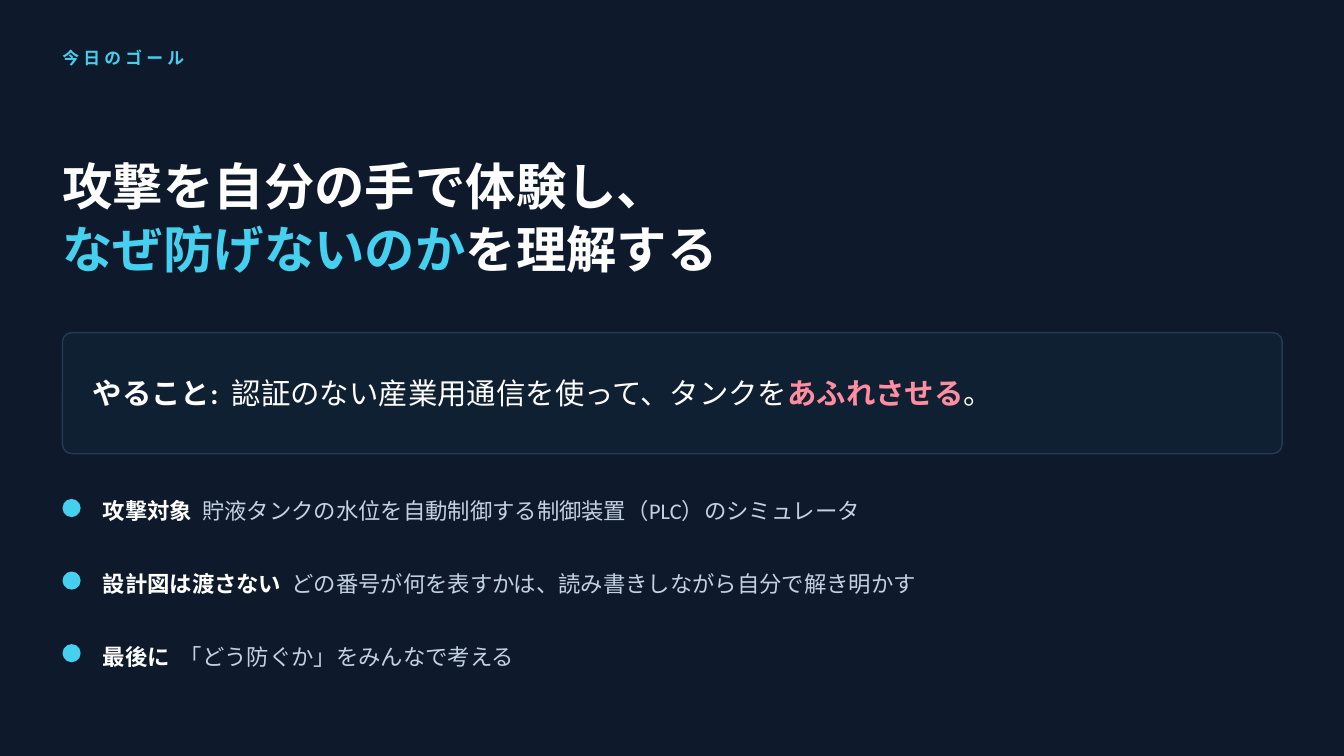
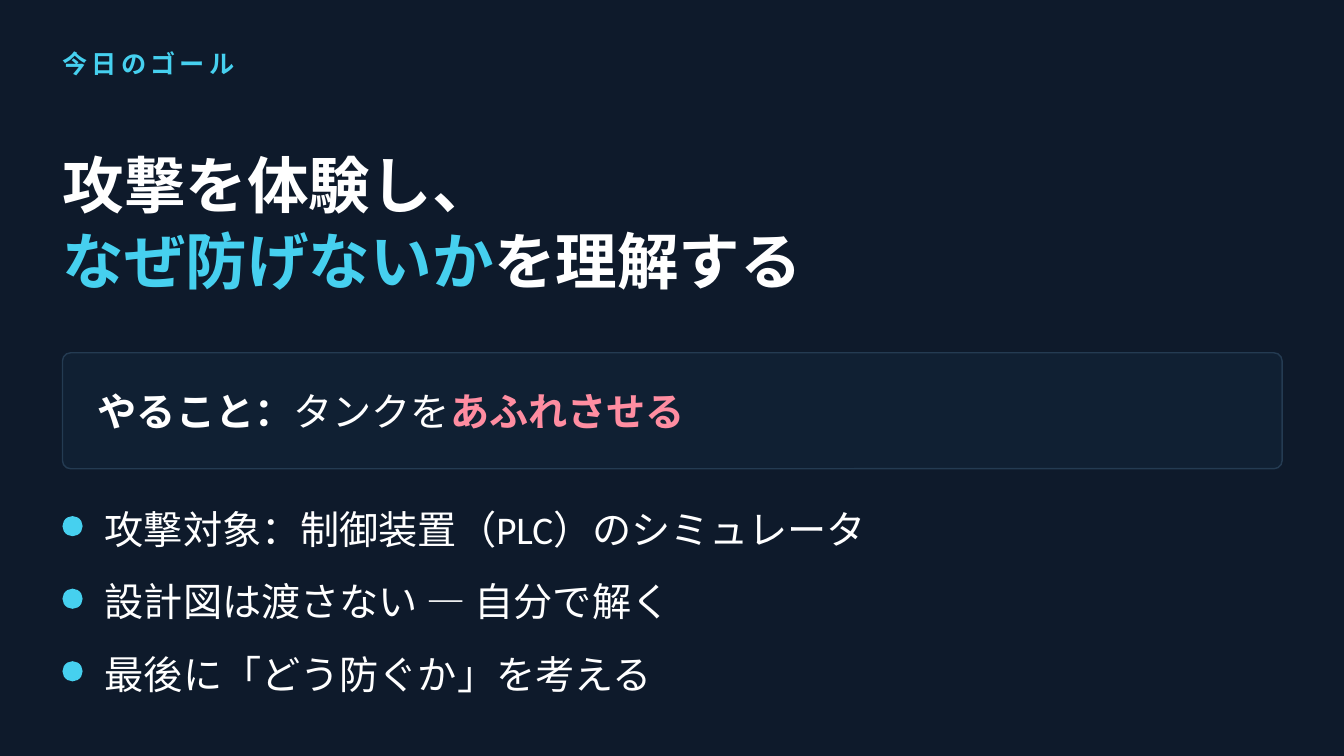
Before and after one commit to Tivo0921/ot-modbus-ctf, a slide deck: slide 2 of slides/ot-intro.pptx. Drawn at 1344x756 pixels with LibreOffice and Linux fonts; fonts in the diff are those of the drawing. Boxes give left, top, right and bottom in pixels: in the first picture for what was removed or moved away, otherwise in the second. Text is boxed around its words. In the diff, an @@ line names an element or a change of style, - is before the commit and + after.

```diff
--- a/slides/ot-intro.pptx
+++ b/slides/ot-intro.pptx
@@ text "今日のゴール" at [62,51,234,75]: size 12 to 18 pt @@
@@ text at [62,155,802,290]: text changed; size 36 to 44 pt @@
-攻撃を自分の手で体験し、
-なぜ防げないのかを理解する
+攻撃を体験し、
+なぜ防げないかを理解する
@@ rounded rectangle: place and size @@
-rounded rectangle at [63,333,1282,454]
+rounded rectangle at [63,353,1282,469]
@@ rounded rectangle at [63,353,1282,469]: proportions changed @@
@@ text at [98,393,685,429]: text changed; size 21 to 28 pt; bold on @@
-やること: 認証のない産業用通信を使って、タンクをあふれさせる。
+やること：タンクをあふれさせる
@@ text at [105,510,866,548]: text changed; size 16 to 28 pt; text colour #C3D2E2 to #FFFFFF @@
-攻撃対象 貯液タンクの水位を自動制御する制御装置（PLC）のシミュレータ
+攻撃対象：制御装置（PLC）のシミュレータ
@@ text at [105,583,671,619]: text changed; size 16 to 28 pt; text colour #C3D2E2 to #FFFFFF @@
-設計図は渡さない どの番号が何を表すかは、読み書きしながら自分で解き明かす
+設計図は渡さない — 自分で解く
@@ text at [105,656,652,693]: text changed; size 16 to 28 pt; text colour #C3D2E2 to #FFFFFF @@
-最後に 「どう防ぐか」をみんなで考える
+最後に「どう防ぐか」を考える
@@ 3 ellipses: place and size @@
-3 ellipses at [63,499,81,662]
+3 ellipses at [63,516,83,682]
```
Also in this commit, not shown: 8 other slides changed, 1 other file.
